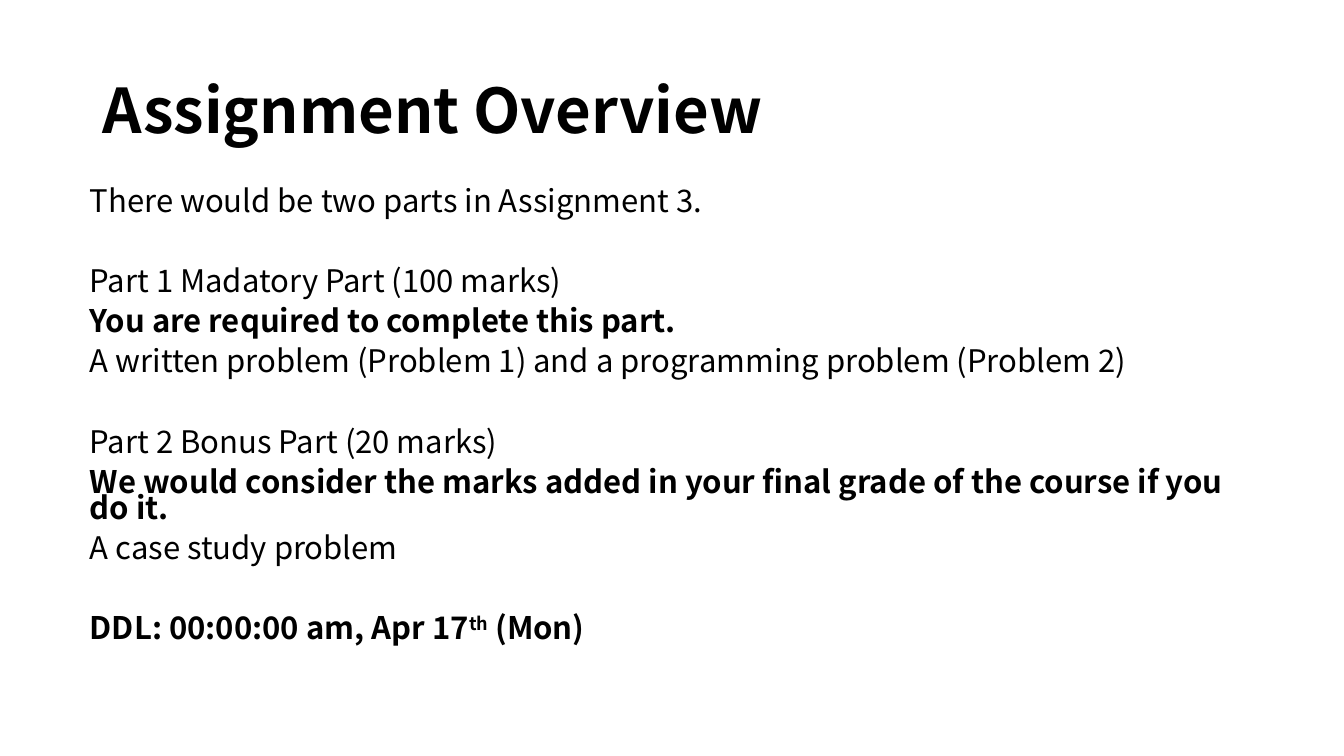
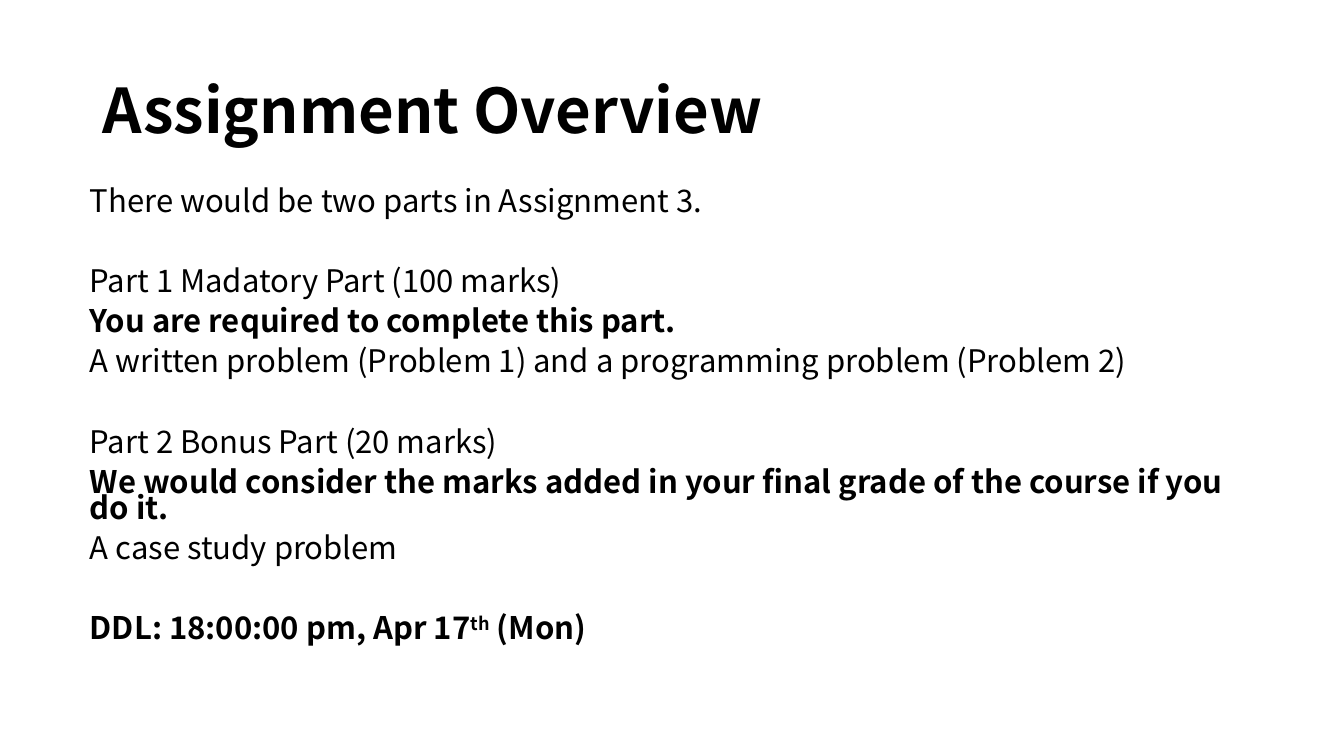
Before and after one commit to henryhxu/CSCI3150, a slide deck: slide 2 of tutorial/T09/Tutorial9.pptx. Drawn at 1344x756 pixels with LibreOffice and Linux fonts; fonts in the diff are those of the drawing. Boxes give left, top, right and bottom in pixels: in the first picture for what was removed or moved away, otherwise in the second. Text is boxed around its words. In the diff, an @@ line names an element or a change of style, - is before the commit and + after.

```diff
--- a/tutorial/T09/Tutorial9.pptx
+++ b/tutorial/T09/Tutorial9.pptx
@@ text at [90,613,586,646]: text changed @@
-DDL: 00:00:00 am, Apr 17th (Mon)
+DDL: 18:00:00 pm, Apr 17th (Mon)
```
